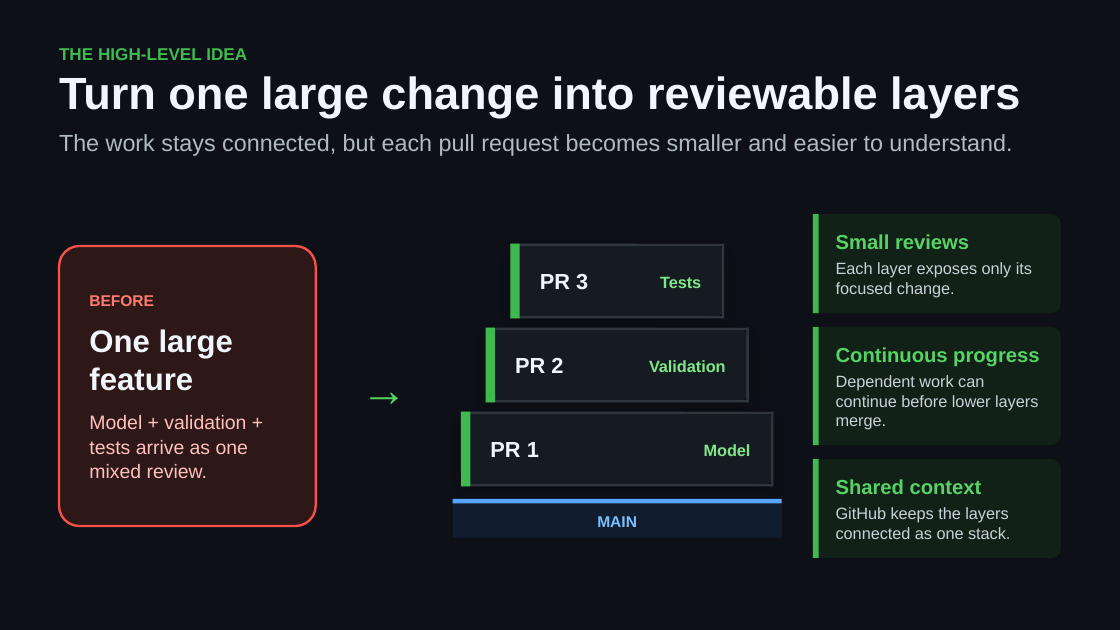
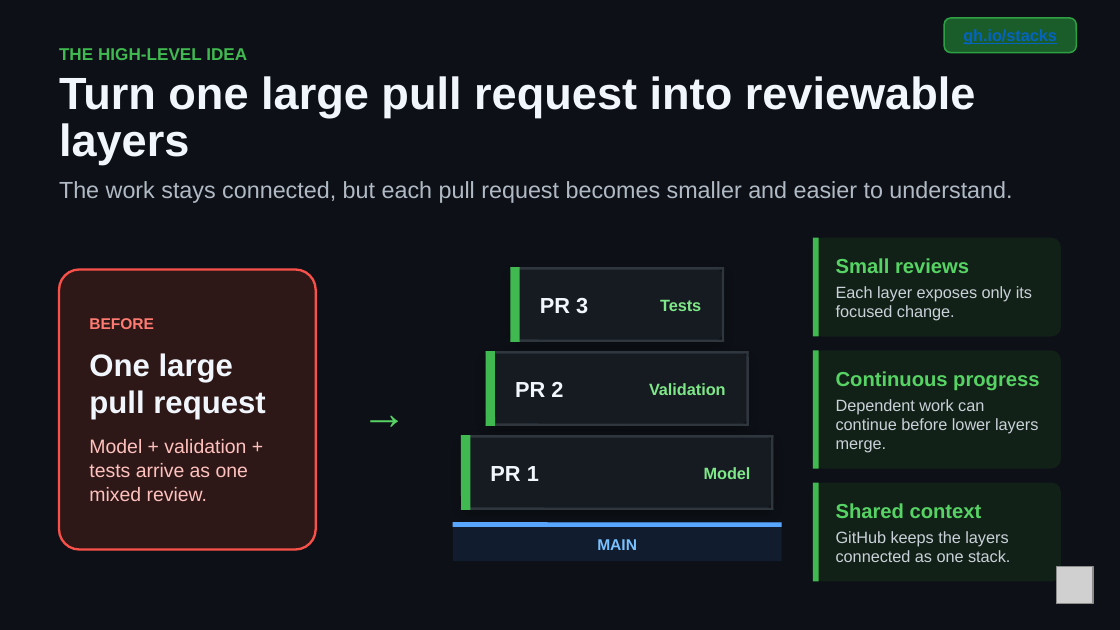
Before and after one commit to DanWahlin/gh-stack-demo, a slide deck: slide 2 of github-stacked-prs.pptx. Drawn at 1120x630 pixels with LibreOffice and Linux fonts; fonts in the diff are those of the drawing; grey boxes stand for pictures. Boxes give left, top, right and bottom in pixels: in the first picture for what was removed or moved away, otherwise in the second. Text is boxed around its words. In the diff, an @@ line names an element or a change of style, - is before the commit and + after.

Commit message:
docs: brand and verify stacked PR deck

```diff
--- a/github-stacked-prs.pptx
+++ b/github-stacked-prs.pptx
@@ rounded rectangle added at <box>944,18,1076,53</box>, fill #1A5D2A, outline #2EA043 1 pt @@
@@ text added at <box>963,29,1057,45</box>, 10.5 pt, text #0563C1, bold, underline @@
+gh.io/stacks
@@ text at <box>59,76,976,164</box>: text changed @@
-Turn one large change into reviewable layers
+Turn one large pull request into reviewable layers
@@ text "The work stays connected, but ...": place and size @@
-text "The work stays connected, but ..." at <box>59,134,1012,156</box>
+text "The work stays connected, but ..." at <box>59,181,1012,203</box>
@@ 16 lines, 13 texts, 7 rounded rectangles, 1 rectangle: place and size @@
-16 lines, 13 texts, 7 rounded rectangles, 1 rectangle at <box>59,214,1062,558</box>
+16 lines, 13 texts, 7 rounded rectangles, 1 rectangle at <box>59,237,1062,581</box>
@@ text at <box>89,353,265,419</box>: text changed @@
-One large feature
+One large pull request
@@ 3 texts: place and size @@
-3 texts at <box>490,274,588,457</box>
+3 texts at <box>490,298,588,481</box>
@@ picture added at <box>1056,567,1093,604</box> @@
```
Also in this commit, not shown: 2 other slides changed, 7 other files.
